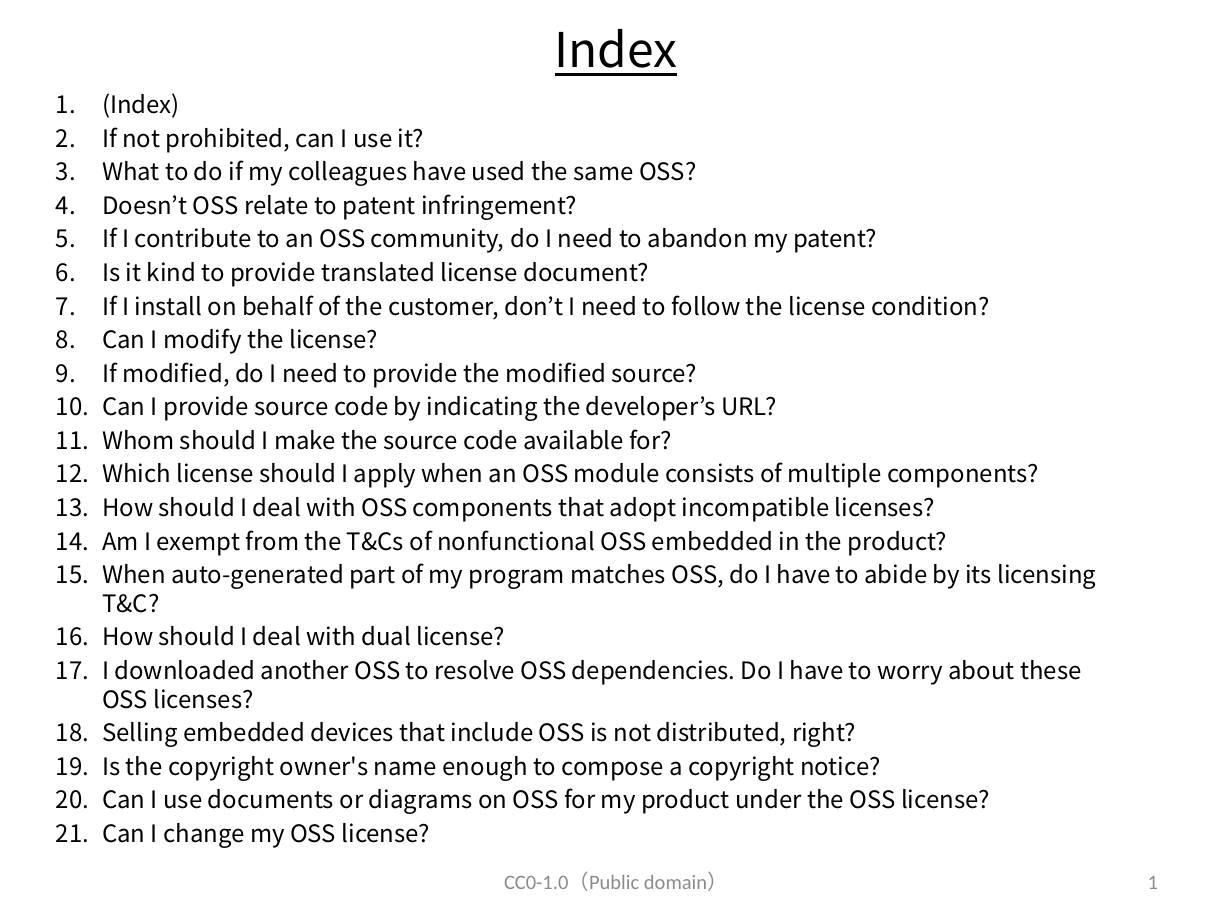
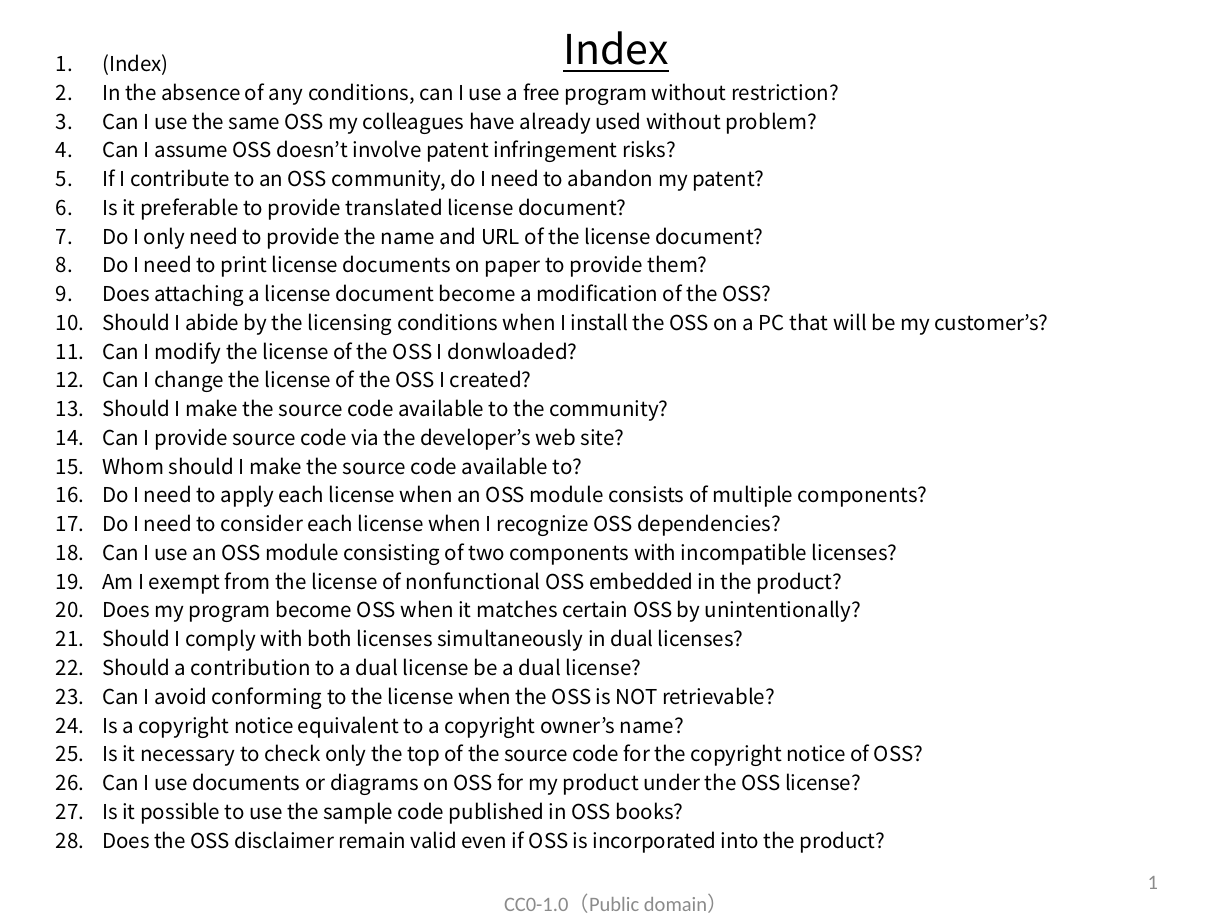
Before and after one commit to OpenChain-Project/OpenChain-JWG, a slide deck: slide 2 of Education_Material/FAQ/Misunderstandings_of_OSS_licenses_CC0.pptx. Drawn at 1232x924 pixels with LibreOffice and Linux fonts; fonts in the diff are those of the drawing. Boxes give left, top, right and bottom in pixels: in the first picture for what was removed or moved away, otherwise in the second. Text is boxed around its words. In the diff, an @@ line names an element or a change of style, - is before the commit and + after.

```diff
--- a/Education_Material/FAQ/Misunderstandings_of_OSS_licenses_CC0.pptx
+++ b/Education_Material/FAQ/Misunderstandings_of_OSS_licenses_CC0.pptx
@@ title "Index" at [563,31,668,72]: size 28 to 24 pt @@
@@ text "(Index)": place and size @@
-text "(Index)" at [102,93,1096,848]
+text "(Index)" at [102,54,1048,853]
@@ text at [102,54,861,795]: size 14 to 12 pt in "(Index)", "If I contribute to an OSS community, ...", "Can I use documents or diagrams on ..." @@
@@ text at [102,83,839,162]: text changed; size 14 to 12 pt @@
-2. If not prohibited, can I use it?
-3. What to do if my colleagues have used the same OSS?
-4. Doesn’t OSS relate to patent infringement?
+2. In the absence of any conditions, can I use a free program without restriction?
+3. Can I use the same OSS my colleagues have already used without problem?
+4. Can I assume OSS doesn’t involve patent infringement risks?
@@ text at [102,198,1048,766]: text changed; size 14 to 12 pt @@
-6. Is it kind to provide translated license document?
-7. If I install on behalf of the customer, don’t I need to follow the license condition?
-8. Can I modify the license?
-9. If modified, do I need to provide the modified source?
-10. Can I provide source code by indicating the developer’s URL?
-11. Whom should I make the source code available for?
-12. Which license should I apply when an OSS module consists of multiple components?
-13. How should I deal with OSS components that adopt incompatible licenses?
-14. Am I exempt from the T&Cs of nonfunctional OSS embedded in the product?
-15. When auto-generated part of my program matches OSS, do I have to abide by its licensing T&C?
-16. How should I deal with dual license?
-17. I downloaded another OSS to resolve OSS dependencies. Do I have to worry about these OSS licenses?
-18. Selling embedded devices that include OSS is not distributed, right?
-19. Is the copyright owner's name enough to compose a copyright notice?
+6. Is it preferable to provide translated license document?
+7. Do I only need to provide the name and URL of the license document?
+8. Do I need to print license documents on paper to provide them?
+9. Does attaching a license document become a modification of the OSS?
+10. Should I abide by the licensing conditions when I install the OSS on a PC that will be my customer’s?
+11. Can I modify the license of the OSS I donwloaded?
+12. Can I change the license of the OSS I created?
+13. Should I make the source code available to the community?
+14. Can I provide source code via the developer’s web site?
+15. Whom should I make the source code available to?
+16. Do I need to apply each license when an OSS module consists of multiple components?
+17. Do I need to consider each license when I recognize OSS dependencies?
+18. Can I use an OSS module consisting of two components with incompatible licenses?
+19. Am I exempt from the license of nonfunctional OSS embedded in the product?
+20. Does my program become OSS when it matches certain OSS by unintentionally?
+21. Should I comply with both licenses simultaneously in dual licenses?
+22. Should a contribution to a dual license be a dual license?
+23. Can I avoid conforming to the license when the OSS is NOT retrievable?
+24. Is a copyright notice equivalent to a copyright owner’s name?
+25. Is it necessary to check only the top of the source code for the copyright notice of OSS?
@@ text at [102,802,885,853]: text changed; size 14 to 12 pt @@
-21. Can I change my OSS license?
+27. Is it possible to use the sample code published in OSS books?
+28. Does the OSS disclaimer remain valid even if OSS is incorporated into the product?
@@ text "CC0-1.0（Public domain）": place and size @@
-text "CC0-1.0（Public domain）" at [504,872,728,891]
+text "CC0-1.0（Public domain）" at [504,894,728,913]
```
Also in this commit, not shown: 21 other slides changed, 7 slides added.
